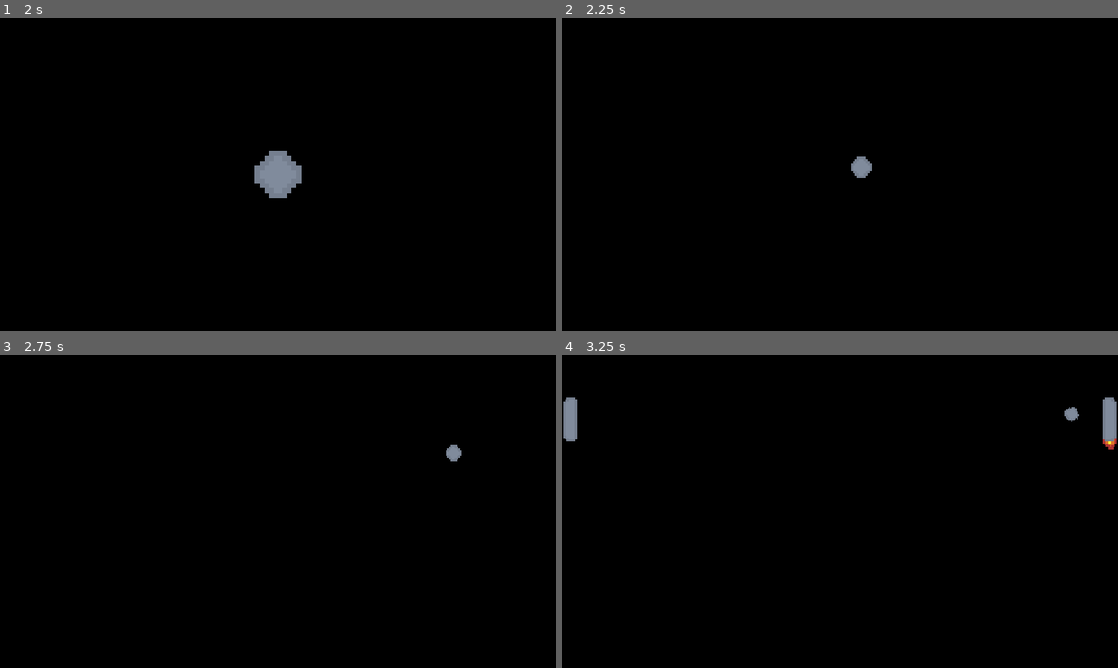
Above: before the commit, frames 1-4 (two rows, left to right).
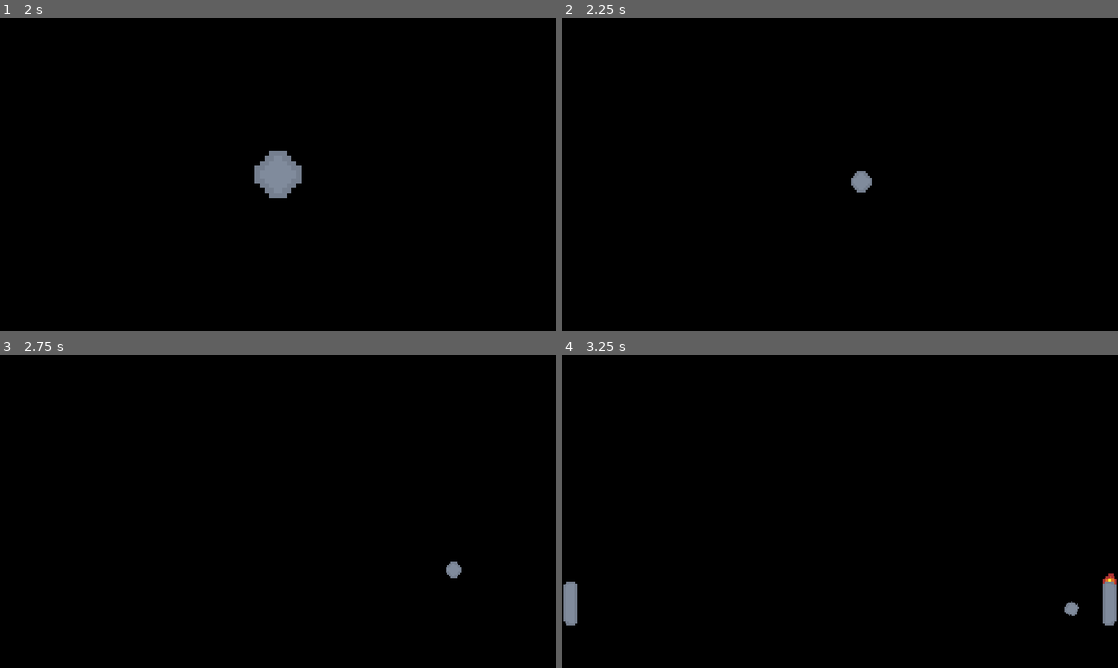
Above: after the commit, the same moments.

Repository: where-fore/pong
Game: Godot game, scene res://scenes/main_menu.tscn
The game is run twice, just before and just after one commit, with the same random seed, the same clock (stepped at 60 frames per second) and the same inputs.
Inputs (mouse positions are in pixels of both pictures, inside the frame that each line leads up to):
- Up to frame 1 (2 s): tap Enter (start_game) at 0.5, 0.6, 1.35 s; move the mouse to (400, 158) at 0.52 s; hold E (move_up) 0.53-1.28 s; move the mouse to (166, 190) at 1.27 s; hold S (move_down) from 1.28 s (still down)
- Up to frame 2 (2.25 s): move the mouse to (895, 105) at 2.02 s; release S (move_down) at 2.03 s; hold E (move_up) from 2.03 s (still down); tap Enter (start_game) at 2.1 s
- Up to frame 3 (2.75 s): keep holding E (move_up)
- Up to frame 4 (3.25 s): keep holding E (move_up); move the mouse to (812, 574) at 2.77 s; tap Enter (start_game) at 2.85 s

Frame 1 is identical in both runs. In frame 2, 0.3% of the frame differs, in the area x 52-56%, y 44-56%; in frame 3, 0.2%; in frame 4, 1.6%, in the area x 0-100%, y 13-87%.

Commit message:
minor tweaks part 1
had to stop before finishing this, but
-ball fires at ai first, if solo game
-started implementing the input swap feature

Diff:
--- a/project/scenes/hud.tscn
+++ b/project/scenes/hud.tscn
@@ -1,6 +1,7 @@
-[gd_scene load_steps=5 format=3 uid="uid://bmed41fkbopnt"]
+[gd_scene load_steps=6 format=3 uid="uid://bmed41fkbopnt"]
 
 [ext_resource type="Script" uid="uid://b0brhoy03ctsb" path="res://scripts/hud.gd" id="1_uo2fv"]
+[ext_resource type="Texture2D" uid="uid://co7cdggohjv1m" path="res://sprites/frame.png" id="3_uo2fv"]
 [ext_resource type="Texture2D" uid="uid://dinjh2rnost5b" path="res://sprites/cursor.png" id="4_6fi6k"]
 [ext_resource type="Texture2D" uid="uid://df648unlk73sg" path="res://sprites/keys.png" id="6_5pdws"]
 [ext_resource type="Texture2D" uid="uid://dgnm4lqdaw24t" path="res://sprites/bounce.png" id="9_0i1j5"]
@@ -36,6 +37,56 @@
 grow_vertical = 2
 theme_override_font_sizes/font_size = 24
 horizontal_alignment = 1
+
+[node name="Input Button Parent" type="Control" parent="Left Score Icon"]
+visible = false
+layout_mode = 1
+anchors_preset = 15
+anchor_right = 1.0
+anchor_bottom = 1.0
+grow_horizontal = 2
+grow_vertical = 2
+
+[node name="Input Change Button" type="Button" parent="Left Score Icon/Input Button Parent"]
+modulate = Color(1, 1, 1, 0)
+layout_mode = 1
+anchors_preset = -1
+anchor_left = -2.0
+anchor_right = 1.5
+anchor_bottom = 2.5
+offset_top = -4.0
+offset_right = 8.0
+offset_bottom = 4.0
+grow_vertical = 2
+button_mask = 3
+
+[node name="Border" type="TextureRect" parent="Left Score Icon/Input Button Parent"]
+layout_mode = 1
+anchors_preset = -1
+anchor_left = -2.0
+anchor_right = 1.5
+anchor_bottom = 2.5
+grow_horizontal = 2
+grow_vertical = 2
+texture = ExtResource("3_uo2fv")
+
+[node name="Input Change Label" type="Label" parent="Left Score Icon/Input Button Parent/Border"]
+layout_mode = 1
+anchors_preset = 7
+anchor_left = 0.5
+anchor_top = 1.0
+anchor_right = 0.5
+anchor_bottom = 1.0
+offset_left = -96.0
+offset_top = -126.0
+offset_right = 96.0
+grow_horizontal = 2
+grow_vertical = 0
+text = "Click or Tap
+here to swap
+controls!"
+horizontal_alignment = 1
+vertical_alignment = 1
 
 [node name="Right Score Icon" type="TextureRect" parent="."]
 anchors_preset = -1
--- a/project/scenes/one_input_play.tscn
+++ b/project/scenes/one_input_play.tscn
@@ -48,7 +48,6 @@
 [node name="Bounce Count Label" parent="HUD/Bounce Count Icon" index="0"]
 offset_top = -16.0
 offset_bottom = 16.0
-grow_vertical = 2
 
 [node name="PauseMenu" parent="." instance=ExtResource("6_8ff3m")]
 visible = false
--- a/project/scripts/ball.gd
+++ b/project/scripts/ball.gd
@@ -38,10 +38,9 @@
 	if up_or_down == 0: up_or_down = -1
 	var random_tilt = randf_range(minimum_tilt, minimum_tilt+random_starting_tilt)
 
-	var left_or_right = randi_range(0,1)
-	if left_or_right == 0: left_or_right = -1
-
-	velocity = Vector2.LEFT*left_or_right + Vector2.UP*up_or_down*random_tilt
+	var left_or_right = choose_starting_direction()
+
+	velocity = Vector2.RIGHT*left_or_right + Vector2.DOWN*up_or_down*random_tilt
 	velocity *= ball_speed
 
 # Called every frame. 'delta' is the elapsed time since the previous frame.
@@ -79,6 +78,35 @@
 	for ball in get_tree().get_nodes_in_group("Ball"):
 		queue_free()
 
+
+func choose_starting_direction() -> int:
+	#returns -1 for left, 1 for right: it's an x velocity multiplier
+	var left = -1
+	var right = 1
+
+	#check if solo vs ai game, if so send to ai paddle
+	var paddles = get_tree().get_nodes_in_group("Paddle")
+	var ai_paddles = 0
+	var ai_paddle = null
+	for paddle in paddles:
+		if paddle.is_in_group("AI Paddle"):
+			ai_paddles += 1
+
+			#save this for later, it overwrites if more than one and that's fine
+			ai_paddle = paddle
+
+	if ai_paddles == 1:
+		if ai_paddle.is_in_group("AI Paddle"): return right
+		else: return left
+
+	#if we got this far, we aren't a solo ai game, so...
+	#random direction
+	var left_or_right = randi_range(0,1)
+	if left_or_right == 0: return left
+	else: return right
+
+	#push_error("Got to end of function with no return function called.")
+
 func drop_in(wait_time:float = 0, animation_length:float = ball_spawn_shoot_delay):
 	#so the ball doesn't score or something if it grows near an edge
 	#$CollisionShape2D.disabled = true
Binary file added: project/sprites/frame.png
Not shown, added: project/sprites/frame.png.import
Not shown, added: pong to do.txt
